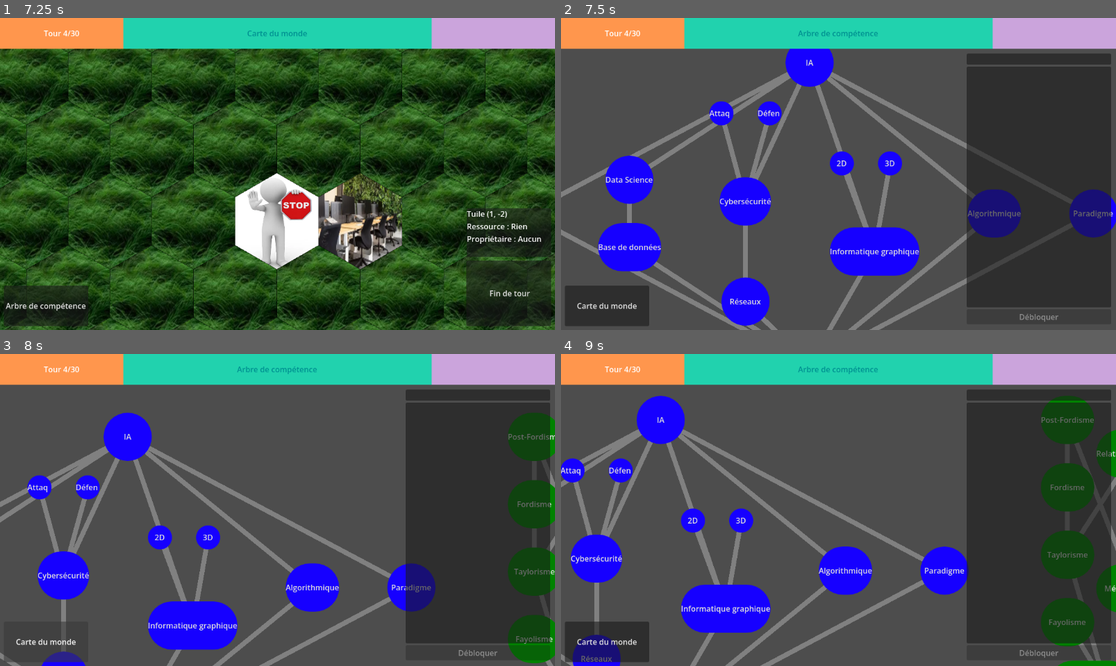
Above: before the commit, frames 1-4 (two rows, left to right).
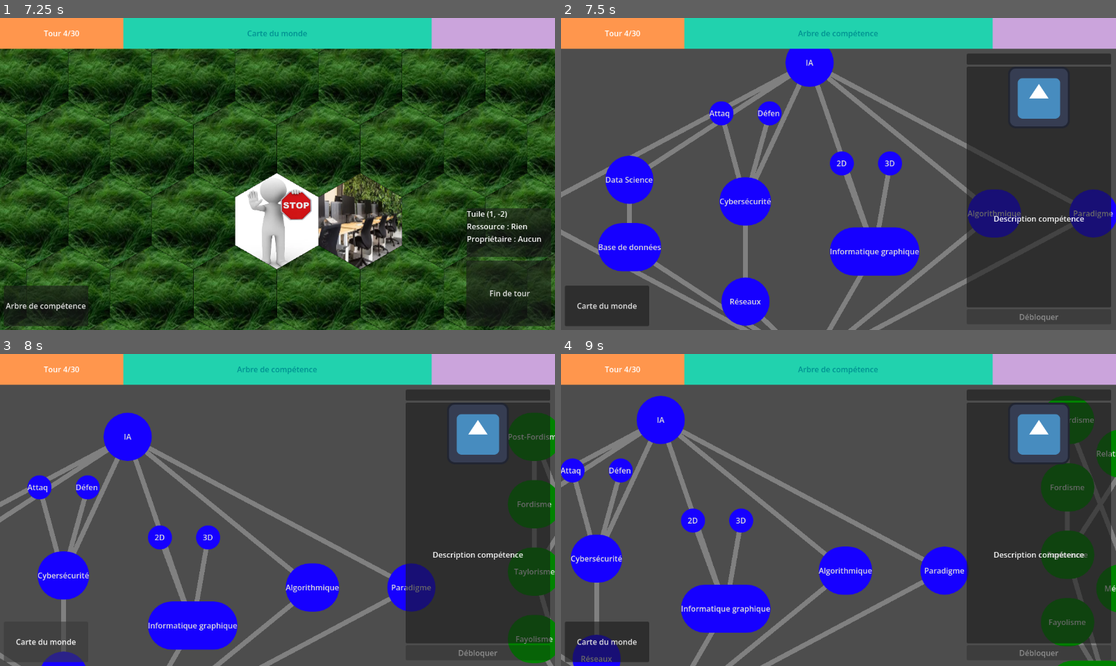
Above: after the commit, the same moments.

Repository: Shoshore/M2-Projet_Jeux_Serieux
Game: Godot game, scene res://Scenes/tile_map.tscn
The game is run twice, just before and just after one commit, with the same random seed, the same clock (stepped at 60 frames per second) and the same inputs. The engine's default icon, where the game draws it, is replaced by a stand-in: a white triangle on a blue panel in a dark square.
Inputs (mouse positions are in pixels of both pictures, inside the frame that each line leads up to):
- Up to frame 1 (7.25 s): click "Fin de tour" at 0.5 s; click "Arbre de compétence" at 1.25 s; tap Enter at 2, 6.5 s; move the mouse to (399, 158) at 2.02 s; click (399, 158) at 2.17 s; click "Fin de tour" at 2.75 s; click "Arbre de compétence" at 3.5 s; tap Space at 4.25 s; drag from (166, 189) to (249, 236) at 4.27 s; click "Fin de tour" at 5 s; click "Arbre de compétence" at 5.75 s; move the mouse to (333, 105) at 6.52 s; click (333, 105) at 6.67 s
- Up to frame 2 (7.5 s): tap Space at 7.25 s; drag from (810, 236) to (627, 292) at 7.27 s
- Up to frame 3 (8 s): no input
- Up to frame 4 (9 s): tap Enter at 8 s; move the mouse to (1005, 556) at 8.02 s; click (1005, 556) at 8.17 s; tap Space at 8.75 s; drag from (672, 463) to (588, 413) at 8.77 s

Frame 1 is identical in both runs. In frame 2, 2.1% of the frame differs, in the area x 77-95%, y 16-66%; in frame 3, 2.1%; in frame 4, 2.1%, in the area x 77-95%, y 15-66%.
Error after the commit: Trying to assign value of type 'Label' to a variable of type 'RichTextLabel'. (res://scripts/skillTree/skillTreeBehaviour.gd:36)

Commit message:
Update skillTree scripts

Diff:
--- a/scripts/skillTree/skill.gd
+++ b/scripts/skillTree/skill.gd
@@ -5,7 +5,6 @@
 @export var name: String
 @export_multiline var description: String
 @export var icone: Texture2D
-@export_range(0, 10) var cout: int = 1
 @export var requierment: Array[Skill] = []
 @export var effects: Array[SkillEffect] = []
 @export var conditions: Conditions
--- a/scripts/skillTree/skillTreeBehaviour.gd
+++ b/scripts/skillTree/skillTreeBehaviour.gd
@@ -33,7 +33,7 @@
 # Affichage des compétences
 @onready var skill_name: Label = $SkillInfos/VBoxContainerInfos/PanelContainer/SkillName
 @onready var skill_icon: TextureRect = $SkillInfos/VBoxContainerInfos/PanelContainer2/VBoxContainer/SkillIcon
-@onready var skill_description: Label = $SkillInfos/VBoxContainerInfos/PanelContainer2/VBoxContainer/SkillDescription
+@onready var skill_description: RichTextLabel = $SkillInfos/VBoxContainerInfos/PanelContainer2/VBoxContainer/SkillDescription
 @onready var unlock_button: Button = $SkillInfos/VBoxContainerInfos/UnlockButton
 @onready var audio_click: AudioStreamPlayer2D = $SkillInfos/VBoxContainerInfos/UnlockButton/AudioClick
 # Audio trouvé ici : https://pixabay.com/fr/sound-effects/films-et-effets-sp%C3%A9ciaux-click-level-up-524643/
@@ -56,10 +56,21 @@
 		button.toggled.connect(_on_skill_button_toggled.bind(button))
 		# On redessine les lignes dès qu'un bouton bouge (placement par les conteneurs)
 		button.item_rect_changed.connect(queue_redraw)
+		apply_funds_to_skill(button.skill)
 
 # Called every frame. 'delta' is the elapsed time since the previous frame.
 func _process(delta: float) -> void:
 	queue_redraw() # Les liens entre skills sont conservé durant les déplacements
+
+func apply_funds_to_skill(s: Skill) -> void:
+	var funds = s.conditions.funds
+	if funds < 0 :
+		return
+	var skillEffect = SkillEffect.new()
+	skillEffect.variable_name = "_funds"
+	skillEffect.operation = SkillEffect.Operation.ADD
+	skillEffect.value = -funds
+	s.effects.append(skillEffect)
 
 func is_conditions_filled(s: Skill) -> bool:
 	if company._number_developer < s.conditions.number_developer:
@@ -148,6 +159,7 @@
 func display_skill(skill: Skill) -> void:
 	skill_name.text = skill.name
 	skill_description.text = display_conditions(skill) + "--------------------\n" + skill.description
+	skill_description.scroll_to_line(0)  # revient en haut pour chaque nouvelle compétence
 	if skill.id in unlocked and is_conditions_filled(skill):
 		unlock_button.text = unlock_text
 	else:
